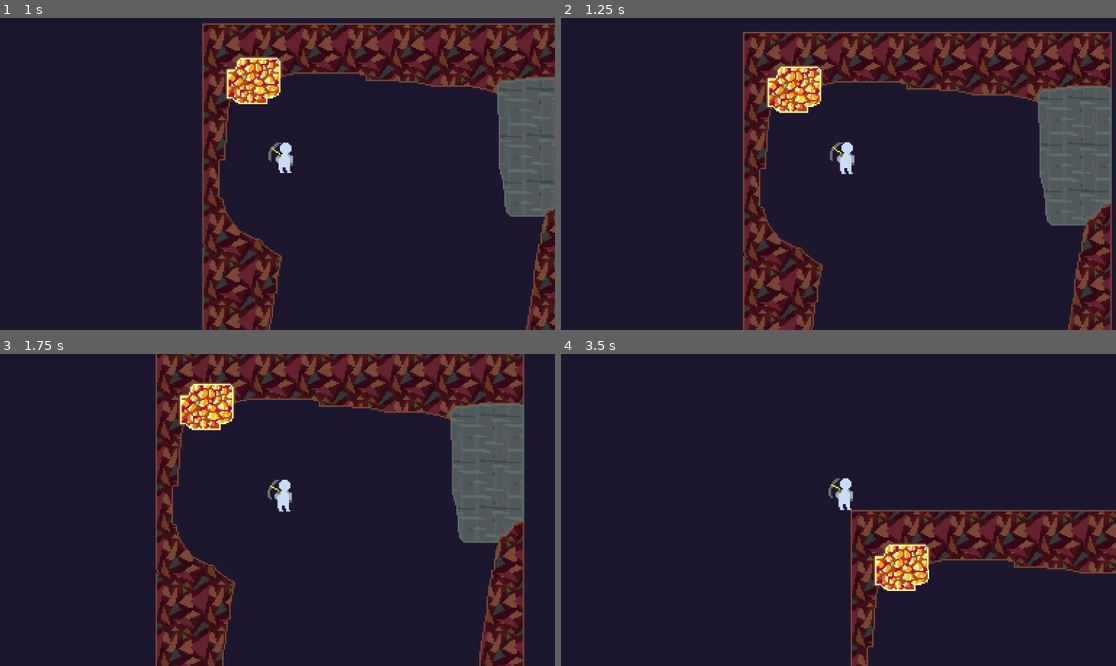
Above: before the commit, frames 1-4 (two rows, left to right).
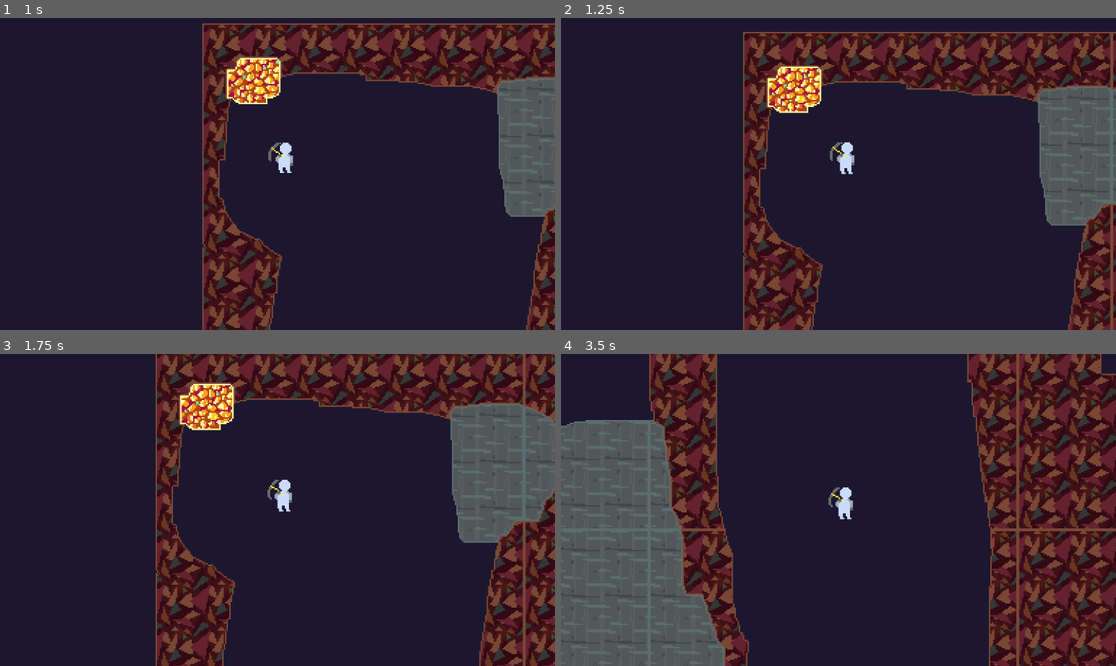
Above: after the commit, the same moments.

Repository: henriqueBD/core
Game: Godot game, scene res://scenes/game.tscn
The game is run twice, just before and just after one commit, with the same random seed, the same clock (stepped at 60 frames per second) and the same inputs.
Inputs (mouse positions are in pixels of both pictures, inside the frame that each line leads up to):
- Up to frame 1 (1 s): tap Enter at 0.5 s; move the mouse to (399, 158) at 0.52 s; hold Right (ui_right) from 0.53 s (still down); tap L (hit_pickaxe) at 0.6 s; click (399, 158) at 0.67 s; tap Space (jump) at 0.77 s
- Up to frame 2 (1.25 s): keep holding Right (ui_right)
- Up to frame 3 (1.75 s): move the mouse to (166, 525) at 1.27 s; release Right (ui_right) at 1.28 s; hold Down (ui_down) from 1.28 s (still down); click (166, 525) at 1.35 s; tap Space (jump) at 1.52 s
- Up to frame 4 (3.5 s): move the mouse to (894, 441) at 2.02 s; release Down (ui_down) at 2.03 s; hold Right (ui_right) 2.03-2.78 s; tap Mouse wheel down (scroll_down) at 2.1 s; move the mouse to (810, 572) at 2.77 s; hold Up (ui_up) from 2.78 s (still down); tap Mouse wheel up (scroll_up) at 2.85 s; click (810, 572) at 2.92 s; tap Space (jump) at 3.02 s

Frame 1 is identical in both runs. In frame 2, 0.7% of the frame differs, in the area x 99-100%, y 4-100%; in frame 3, 5.6%; in frame 4, 55%, in the area x 0-100%, y 0-100%.
Error before the commit: Invalid access to property or key '(0, 1)' on a base object of type 'Dictionary[Vector2i, chunk_tile]'. (res://scripts/chunks.gd:171)

Commit message:
working now |o|

Diff:
--- a/scripts/chunk_tile.gd
+++ b/scripts/chunk_tile.gd
@@ -159,7 +159,7 @@
 		if curr_tile == TILE_TYPE.AIR:
 			terrain_img.set_pixelv(grid_img_coords, chunk_mng.tile_edge_colors[0])
 			continue
-		if (
+		if !(
 			grid_img_coords.x > 0 and grid_img_coords.x < Global.CHUNK_SIDE-1 and
 			grid_img_coords.y > 0 and grid_img_coords.y < Global.CHUNK_SIDE-1 and
 			terrain_data[(grid_img_coords.y + 1) * Global.CHUNK_SIDE + grid_img_coords.x] == curr_tile and
--- a/scripts/chunks.gd
+++ b/scripts/chunks.gd
@@ -89,7 +89,7 @@
 			print("Loading in thread " + str(chunk_to_load_coords))
 			_array_load_mutex.unlock()
 
-			var new_chunk: chunk_tile = chunk_scene.instantiate()
+			var new_chunk_instance: chunk_tile = chunk_scene.instantiate()
 
 			var terrain_data: PackedByteArray = chunk_tile.decompress_chunk(chunk_tile.get_bytes(chunk_to_load_coords))
 
@@ -101,7 +101,8 @@
 
 			var terrain_texture: ImageTexture = chunk_tile.create_texture_from_terrain_data(terrain_data)
 
-			new_chunk.initialize_deffered(chunk_to_load_coords, terrain_data, terrain_texture)
+			call_deferred("_instantiate_chunk", new_chunk_instance, chunk_to_load_coords)
+			new_chunk_instance.initialize_deffered(chunk_to_load_coords, terrain_data, terrain_texture)
 
 			#self.texture = tex
 			#
@@ -324,9 +325,7 @@
 	coord_tmp = load_coords + Vector2i.RIGHT
 	if _chunks_dict.has(coord_tmp): _chunks_dict[coord_tmp].fix_borders()
 
-	add_child(newChunk)
-	newChunk.owner = self
-	_chunks_dict[load_coords] = newChunk
+	_instantiate_chunk(newChunk, load_coords)
 
 	if entities == null: return
 
@@ -350,6 +349,11 @@
 	else:
 		add_objects(newChunk, entities)
 
+func _instantiate_chunk(new_chunk: chunk_tile, new_chunk_coords: Vector2i) -> void:
+	add_child(new_chunk)
+	new_chunk.owner = self
+	_chunks_dict[new_chunk_coords] = new_chunk
+
 func _unload_chunk(unloadCoords: Vector2i) -> void:
 	if !_chunks_dict.has(unloadCoords): return
 	var chunk_to_remove: chunk_tile = _chunks_dict[unloadCoords]
